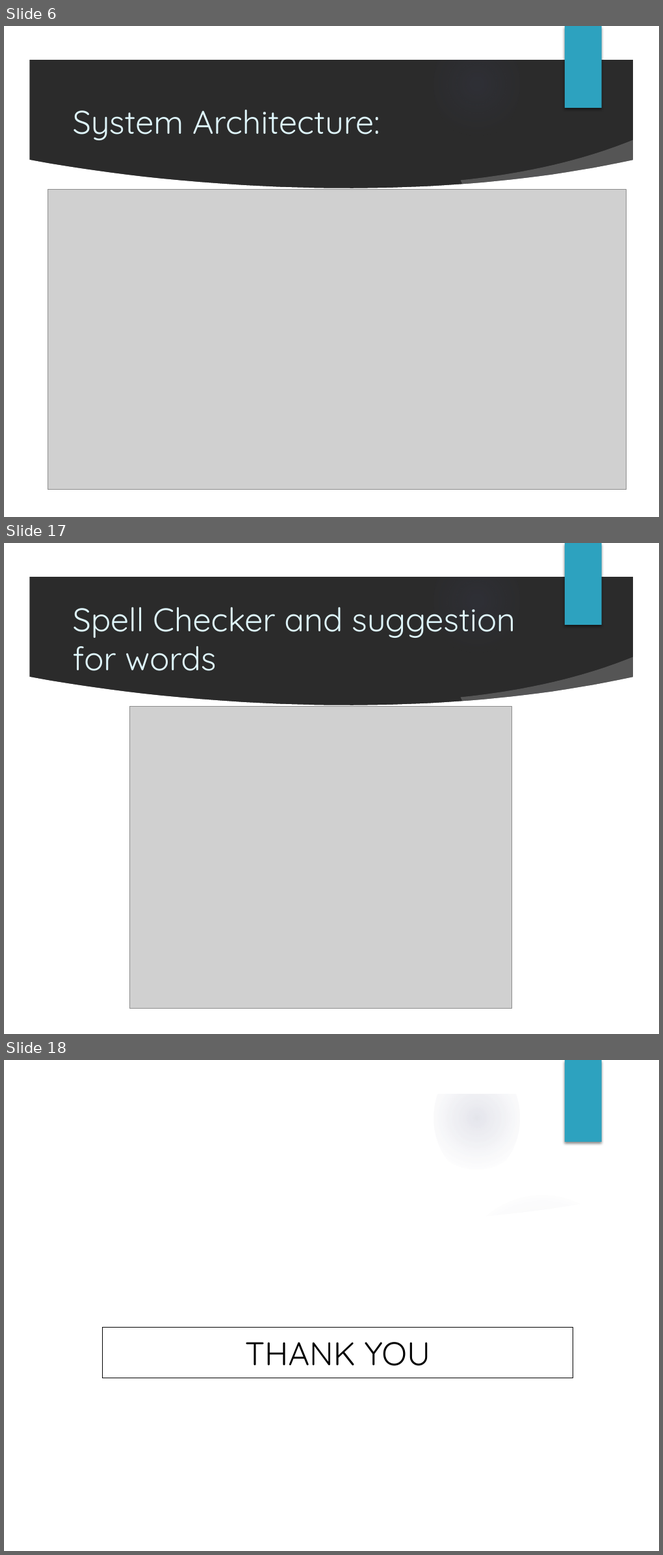
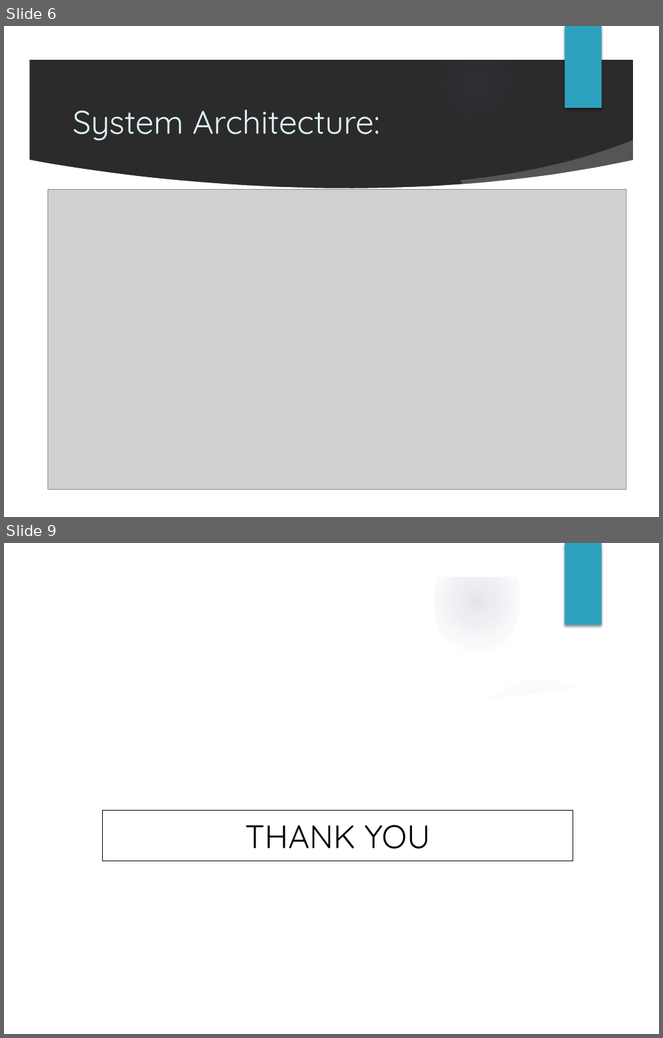
Before and after one commit to ritveak/Wordzone, a slide deck: Presentation final.pptx. Shown one above the other, each under a label of ours: slides 6, 17 and 18 before the commit, slides 6 and 9 after it; the slides between them are not shown. The pictures are 663x1555 and 663x1038 pixels, drawn with LibreOffice and Linux fonts; fonts in the diff are those of the drawing; grey boxes stand for pictures; background and template pictures are left out; a plain dark background stands for a picture behind light text. Boxes give left, top, right and bottom in pixels: in the first picture for what was removed or moved away, otherwise in the second. Text is boxed around its words. In the diff, an @@ line names an element or a change of style, - is before the commit and + after.

Commit message:
updated docs and gui for low level words

```diff
--- a/Presentation final.pptx
+++ b/Presentation final.pptx
@@ slide 17 removed at (x1=4, y1=543, x2=659, y2=1034), background picture (left out); not listed: 9 template elements that a slide beside it also shows @@
@@ title removed at (x1=73, y1=607, x2=516, y2=671) @@
-Spell Checker and suggestion for words
@@ picture removed at (x1=130, y1=707, x2=512, y2=1009) @@
@@ what was slide 18 is now slide 9 @@
```
Also in this commit, not shown: 2 slides added, 10 other slides removed, 3 other files.
